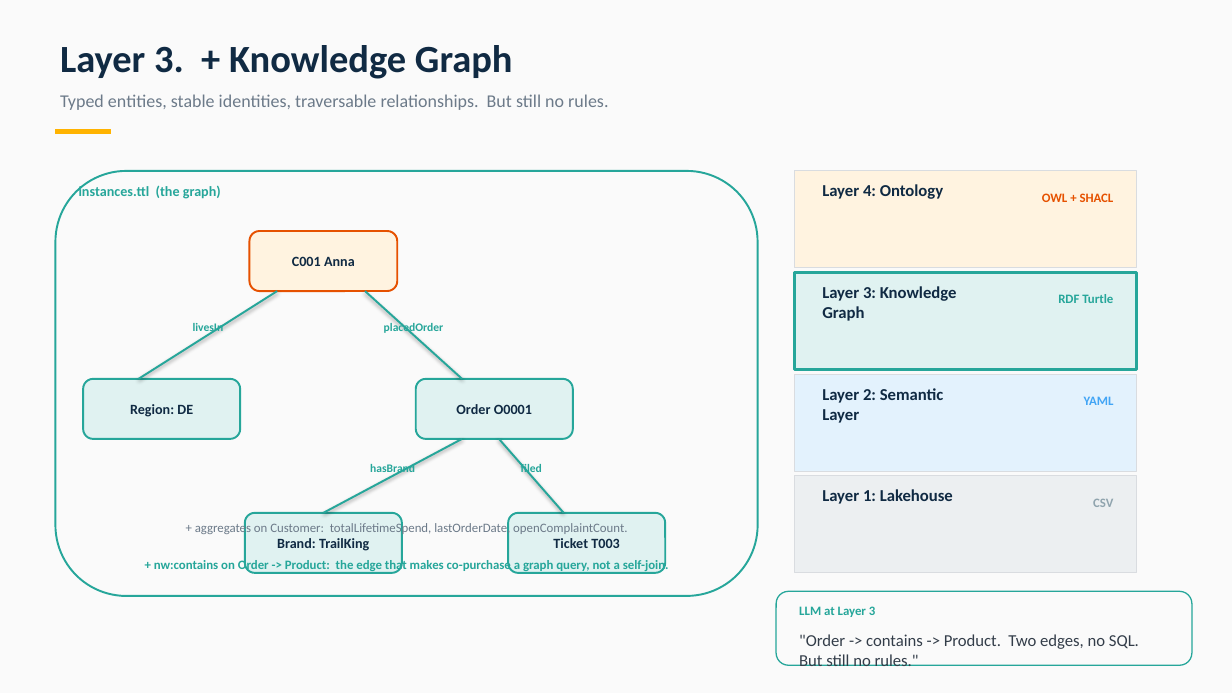
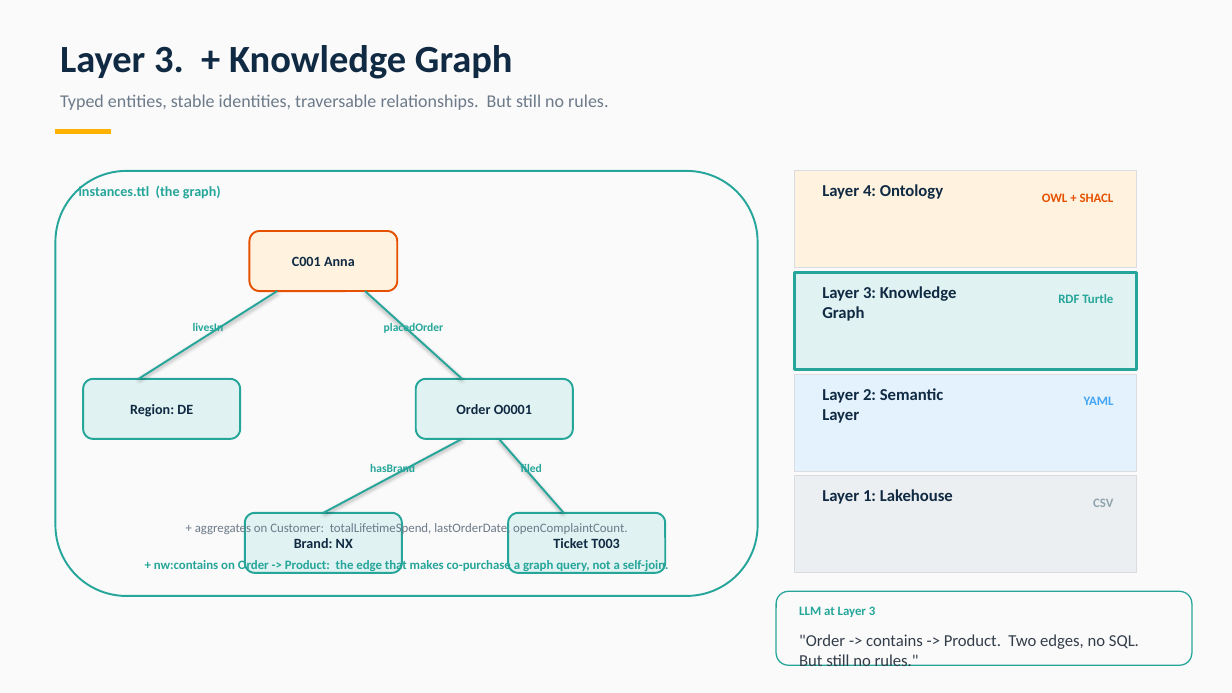
Before and after one commit to altermemoir/ontology-stack-demo, a slide deck: slide 12 of Why Enterprises Still Need an Ontology.pptx. Drawn at 1232x693 pixels with LibreOffice and Linux fonts; fonts in the diff are those of the drawing. Boxes give left, top, right and bottom in pixels: in the first picture for what was removed or moved away, otherwise in the second. Text is boxed around its words. In the diff, an @@ line names an element or a change of style, - is before the commit and + after.

```diff
--- a/Why Enterprises Still Need an Ontology.pptx
+++ b/Why Enterprises Still Need an Ontology.pptx
@@ text at (x1=294, y1=538, x2=353, y2=548): text changed @@
-Brand: TrailKing
+Brand: NX
```
Also in this commit, not shown: 4 other slides changed, 6 other files.
